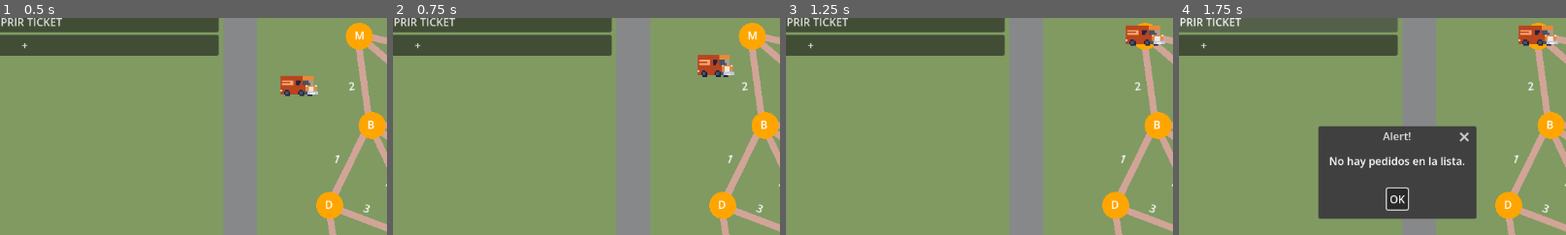
Above: before the commit, frames 1-4 (left to right).
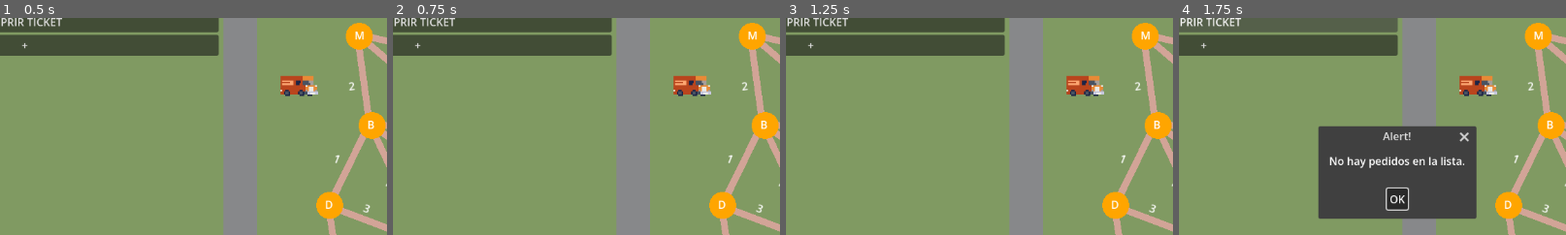
Above: after the commit, the same moments.

Repository: UltNuggat/ALGORITMIA-TEST
Game: Godot game, scene res://Scenes/main.tscn
The game is run twice, just before and just after one commit, with the same random seed, the same clock (stepped at 60 frames per second) and the same inputs.
Inputs:
- Up to frame 1 (0.5 s): no input
- Up to frame 2 (0.75 s): click "Correr" at 0.5 s
- Up to frame 3 (1.25 s): no input
- Up to frame 4 (1.75 s): click "IMPRIR TICKET" at 1.25 s
The pictures show only the part of the screen within x 22-72%, y 12-62%; the shares and areas given below are measured in that part.

Frame 1 is identical in both runs. In frame 2, 1.7% of the frame differs, in the area x 72-89%, y 16-37%; in frame 3, 1.6%; in frame 4, 1.6%.

Commit message:
de duplicar ids
para que puedan repartir varias veces en el mismo nodo, y un debug pequeño

Diff:
--- a/Scripts/container.gd
+++ b/Scripts/container.gd
@@ -104,6 +104,14 @@
 			j -= pedidos[i-1].peso
 	ids_incluidos.reverse()
 
+	var vistos= {}
+	var ids_distintos = []
+	for id in ids_incluidos:
+		if not vistos.has(id):
+			vistos[id] = true
+			ids_distintos.append(id)
+	ids_incluidos = ids_distintos
+
 
 	print("Maximo es: "+ str(tabla[n][capacidad_maxima]) + " usando los pedidos: "+ str(ids_incluidos))
 	for i in tabla:
--- a/Scripts/main.gd
+++ b/Scripts/main.gd
@@ -15,6 +15,11 @@
 var mejor_distancia = INF
 var mejor_ruta = []
 func optimizar_ruta(ids_pedidos, matriz_distancias):
+	print("DEBUG ids_pedidos: ", ids_pedidos)
+	print("DEBUG grafo size: ", matriz_distancias.size())
+	if ids_pedidos.is_empty():
+		push_error("ids_pedidos está vacío")
+		return
 	mejor_distancia = INF
 	mejor_ruta = []
 
